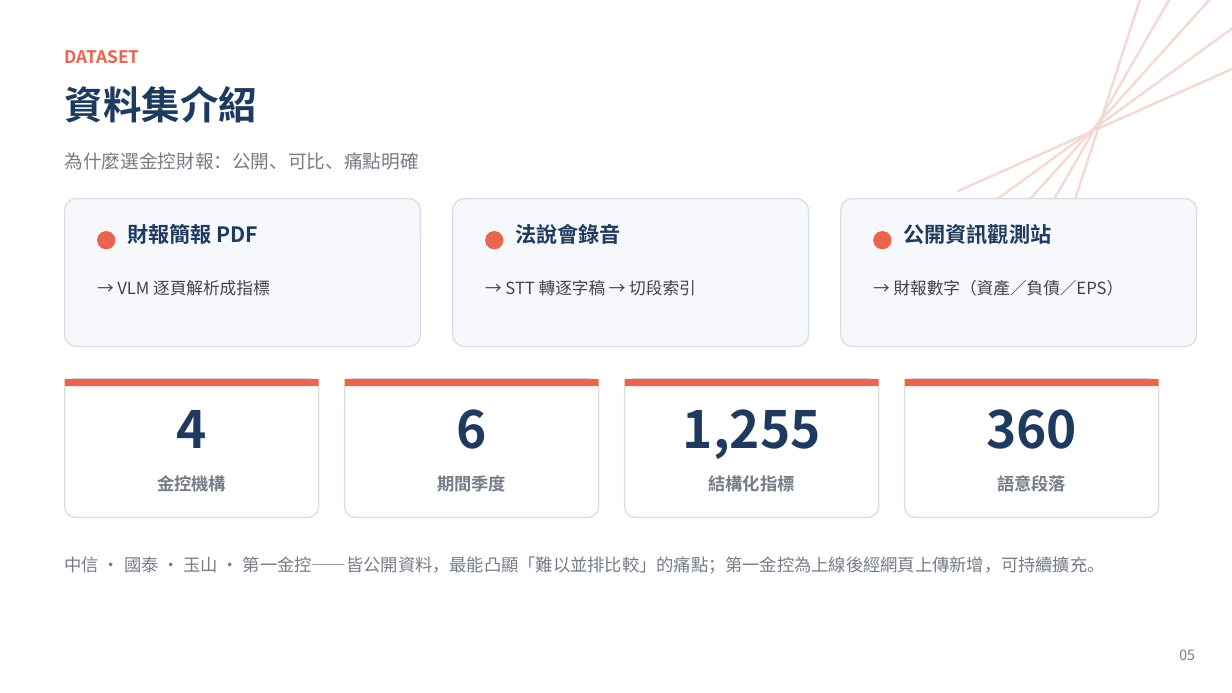
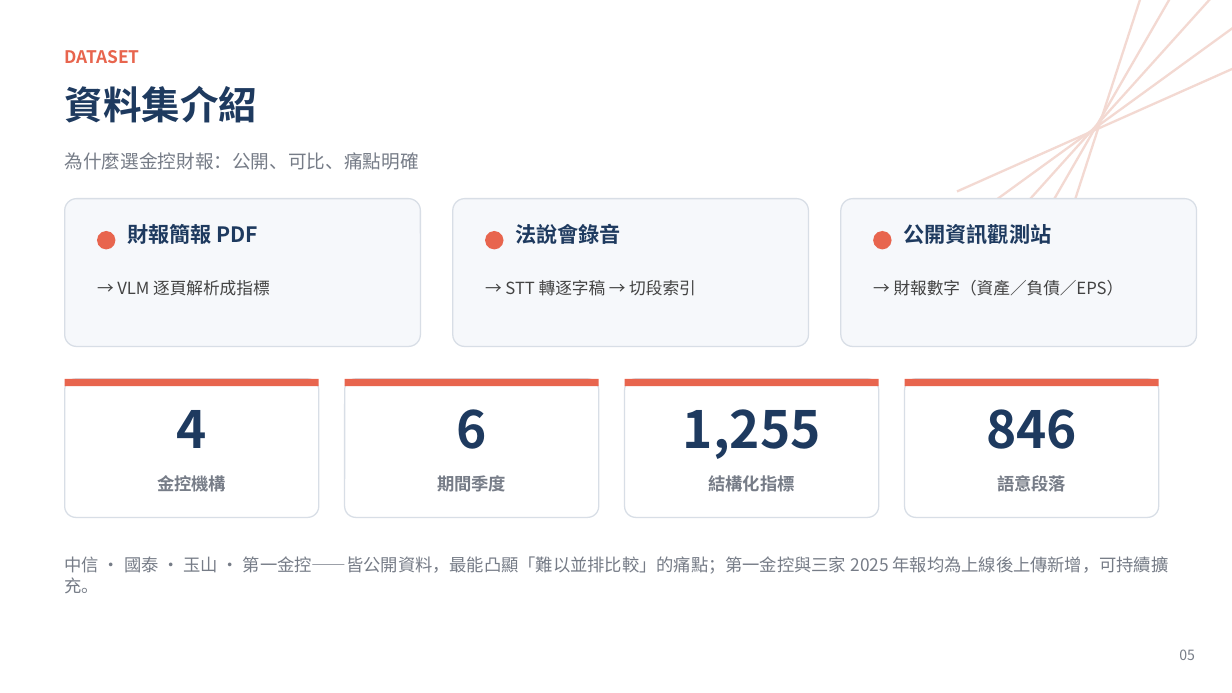
Before and after one commit to WangChiaChen/hybrid-rag-project, a slide deck: slide 5 of 比賽簡報_升級版.pptx. Drawn at 1232x693 pixels with LibreOffice and Linux fonts; fonts in the diff are those of the drawing. Boxes give left, top, right and bottom in pixels: in the first picture for what was removed or moved away, otherwise in the second. Text is boxed around its words. In the diff, an @@ line names an element or a change of style, - is before the commit and + after.

```diff
--- a/比賽簡報_升級版.pptx
+++ b/比賽簡報_升級版.pptx
@@ text at bbox=[986, 409, 1077, 449]: text changed @@
-360
+846
@@ text at bbox=[65, 556, 1169, 593]: text changed @@
-中信 · 國泰 · 玉山 · 第一金控——皆公開資料，最能凸顯「難以並排比較」的痛點；第一金控為上線後經網頁上傳新增，可持續擴充。
+中信 · 國泰 · 玉山 · 第一金控——皆公開資料，最能凸顯「難以並排比較」的痛點；第一金控與三家 2025 年報均為上線後上傳新增，可持續擴充。
```
Also in this commit, not shown: 3 other slides changed, 3 slides added, 1 other file.
